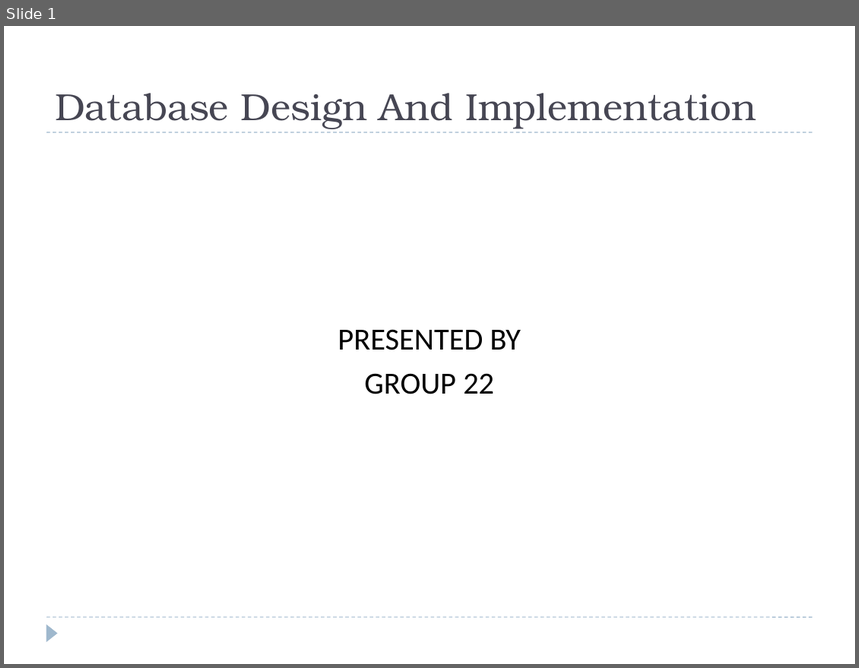
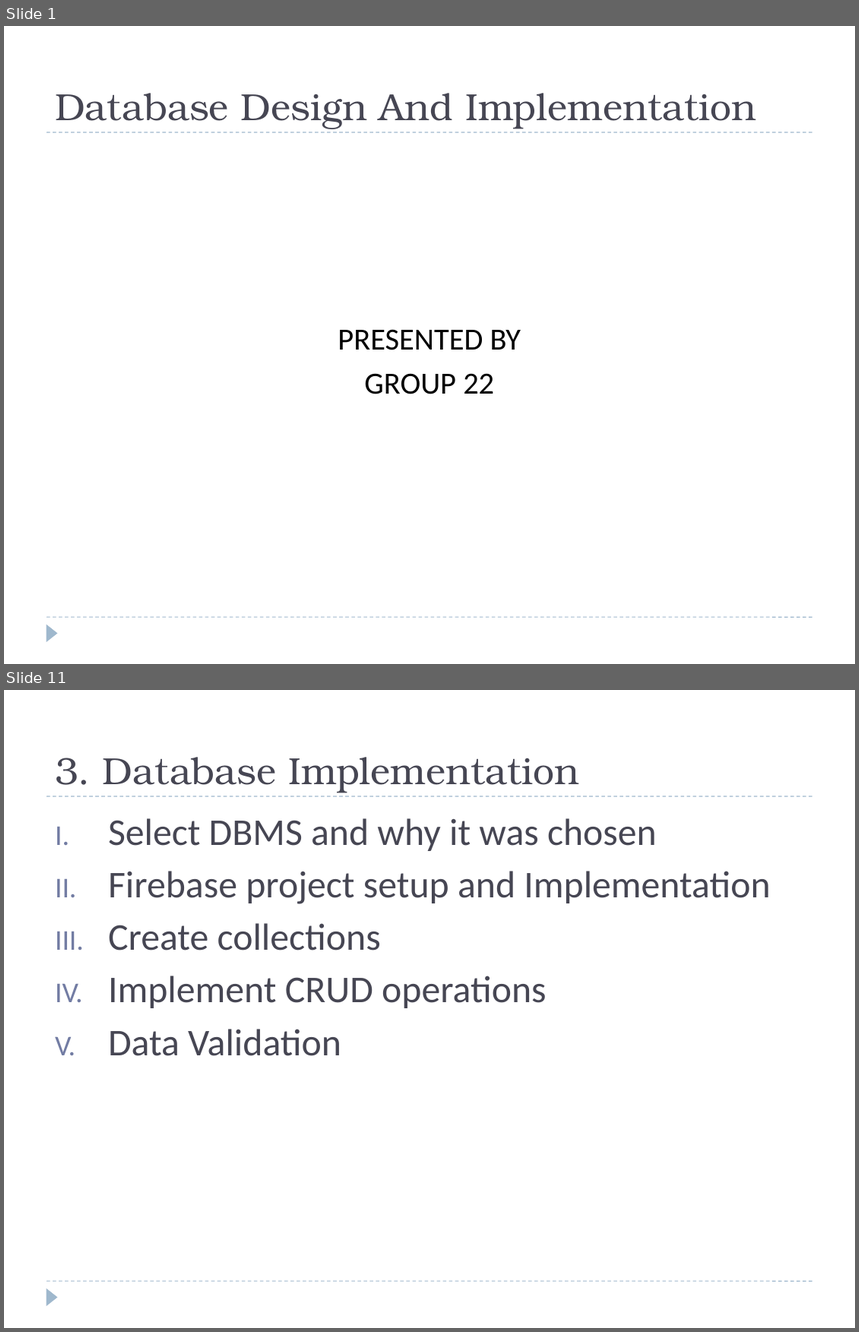
Before and after one commit to JIM440/CEF440-group-22, a slide deck: Task 6/Group_22.pptx. Shown one above the other, each under a label of ours: slide 1 before the commit, slides 1 and 11 after it; the slides between them are not shown. The pictures are 859x668 and 859x1332 pixels, drawn with LibreOffice and Linux fonts; fonts in the diff are those of the drawing. Boxes give left, top, right and bottom in pixels: in the first picture for what was removed or moved away, otherwise in the second. Text is boxed around its words. In the diff, an @@ line names an element or a change of style, - is before the commit and + after.

```diff
--- a/Task 6/Group_22.pptx
+++ b/Task 6/Group_22.pptx
@@ slide 11 added at [4, 690, 855, 1328], background #FFFFFF; not listed: 3 template elements that a slide beside it also shows @@
@@ title added at [55, 757, 579, 793], 32 pt, text #464653 @@
+3. Database Implementation
@@ text added at [108, 818, 770, 1056], 32 pt, text #464653 @@
+I. Select DBMS and why it was chosen
+II. Firebase project setup and Implementation
+III. Create collections
+IV. Implement CRUD operations
+V. Data Validation
```
Also in this commit, not shown: 1 slide changed, 20 other slides added, 1 slide removed, 3 other files.
